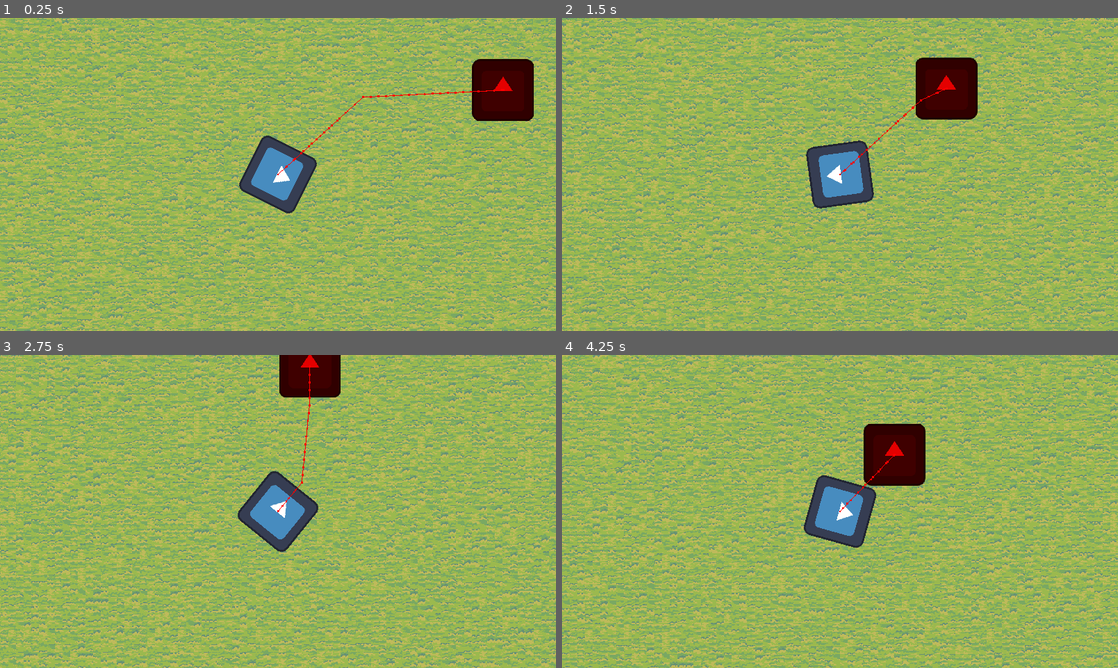
Above: before the commit, frames 1-4 (two rows, left to right).
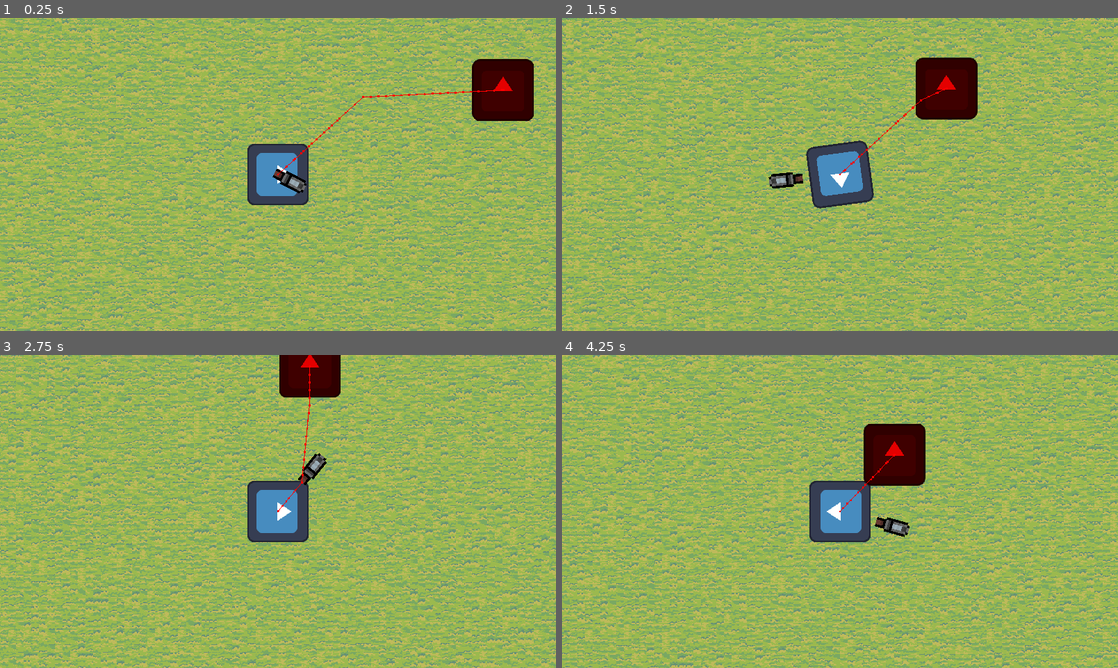
Above: after the commit, the same moments.

Repository: Z3BINI/game-design-final-project
Game: Godot game, scene res://scenes/quack_world/quack_man_world.tscn
The game is run twice, just before and just after one commit, with the same random seed, the same clock (stepped at 60 frames per second) and the same inputs. The project has no main scene, so this scene is started directly. The engine's default icon, where the game draws it, is replaced by a stand-in: a white triangle on a blue panel in a dark square.
Inputs (mouse positions are in pixels of both pictures, inside the frame that each line leads up to):
- Up to frame 1 (0.25 s): no input
- Up to frame 2 (1.5 s): move the mouse to (962, 158) at 0.52 s; hold D (move_right) 0.53-1.28 s; tap Space (jump) at 0.77 s; move the mouse to (728, 190) at 1.27 s; hold S (move_backward) from 1.28 s (still down)
- Up to frame 3 (2.75 s): tap Space (jump) at 1.52 s; move the mouse to (333, 442) at 2.02 s; release S (move_backward) at 2.03 s; hold D (move_right) from 2.03 s (still down)
- Up to frame 4 (4.25 s): move the mouse to (812, 574) at 2.77 s; release D (move_right) at 2.78 s; hold W (move_forward) 2.78-3.53 s; tap Space (jump) at 3.02, 3.77 s; move the mouse to (1006, 558) at 3.52 s; hold A (move_left) from 3.53 s (still down)

The runs differ from the first frame. In frame 1, 1.3% of the frame differs, in the area x 43-57%, y 37-63%; in frame 2, 0.4%; in frame 3, 1.5%, in the area x 42-59%, y 31-63%; in frame 4, 1.2%.

Commit message:
Weapon handling and player rotation

Diff:
--- a/scenes/quack_world/player/player.tscn
+++ b/scenes/quack_world/player/player.tscn
@@ -1,7 +1,8 @@
-[gd_scene load_steps=4 format=3 uid="uid://bllaylpcu6vj1"]
+[gd_scene load_steps=5 format=3 uid="uid://bllaylpcu6vj1"]
 
 [ext_resource type="Texture2D" uid="uid://dqwkmti066fl7" path="res://icon.svg" id="1_o0qbe"]
 [ext_resource type="Script" path="res://scripts/quack_world/player/player.gd" id="1_qu3ph"]
+[ext_resource type="Texture2D" uid="uid://d2rtp877b2jtk" path="res://assets/quack_man/weapons/pistol.png" id="3_no28g"]
 
 [sub_resource type="CircleShape2D" id="CircleShape2D_hqvsn"]
 radius = 63.1981
@@ -20,3 +21,11 @@
 shape = SubResource("CircleShape2D_hqvsn")
 
 [node name="Camera2D" type="Camera2D" parent="."]
+
+[node name="Hand" type="Node2D" parent="."]
+
+[node name="Weapon" type="Sprite2D" parent="Hand"]
+position = Vector2(1.90735e-06, -5.29396e-23)
+scale = Vector2(5, 5)
+texture = ExtResource("3_no28g")
+offset = Vector2(5.5, 0)
--- a/scripts/quack_world/player/player.gd
+++ b/scripts/quack_world/player/player.gd
@@ -4,16 +4,50 @@
 @export var MAX_SPEED : float = 250
 @export var ACCEL : float = 750
 @export var DECEL : float = 500
+@export var ROTATION_STEP : float = 0.2
+@export var WEAPON_MAX_DIST : float = 85
+@export var WEAPON_SIZE : float = 63
 
 var input_direction : Vector2
+
+@onready var hand = $Hand
+@onready var weapon_sprite = $Hand/Weapon
 
 func _process(delta):
 	input_direction = Input.get_vector("move_left", "move_right", "move_forward", "move_backward")
 
 func _physics_process(delta):
-	look_at(get_global_mouse_position())
+	hand.global_position = get_weapon_position()
+	weapon_sprite.look_at(get_global_mouse_position())
 
-	var current_step : float = ACCEL if (input_direction != Vector2.ZERO) else DECEL
-	velocity = velocity.move_toward(input_direction * MAX_SPEED, current_step * delta)
+	if input_direction != Vector2.ZERO:
+		rotation = lerp_angle(rotation, input_direction.angle(), ROTATION_STEP)
+
+	if input_direction != Vector2.ZERO or velocity != Vector2.ZERO:
+		var current_step : float = ACCEL if (input_direction != Vector2.ZERO) else DECEL
+		velocity = velocity.move_toward(input_direction * MAX_SPEED, current_step * delta)
 
 	move_and_slide()
+
+
+func get_weapon_position():
+	var mouse_distance : float = global_position.distance_to(get_global_mouse_position())
+	var mouse_direction : Vector2 = (get_global_mouse_position() - global_position).normalized()
+	var weapon_position : Vector2
+
+	if mouse_distance - WEAPON_SIZE > WEAPON_MAX_DIST:
+		weapon_position = global_position + (mouse_direction * WEAPON_MAX_DIST)
+	elif mouse_distance <= WEAPON_SIZE:
+		weapon_position = global_position
+	else:
+		weapon_position = global_position + (mouse_direction * (mouse_distance - WEAPON_SIZE))
+
+	return weapon_position
+
+func lerp_angle(from, to, weight):
+	return from + short_angle_dist(from, to) * weight
+
+func short_angle_dist(from, to):
+	var max_angle = PI * 2
+	var difference = fmod(to - from, max_angle)
+	return fmod(2 * difference, max_angle) - difference
